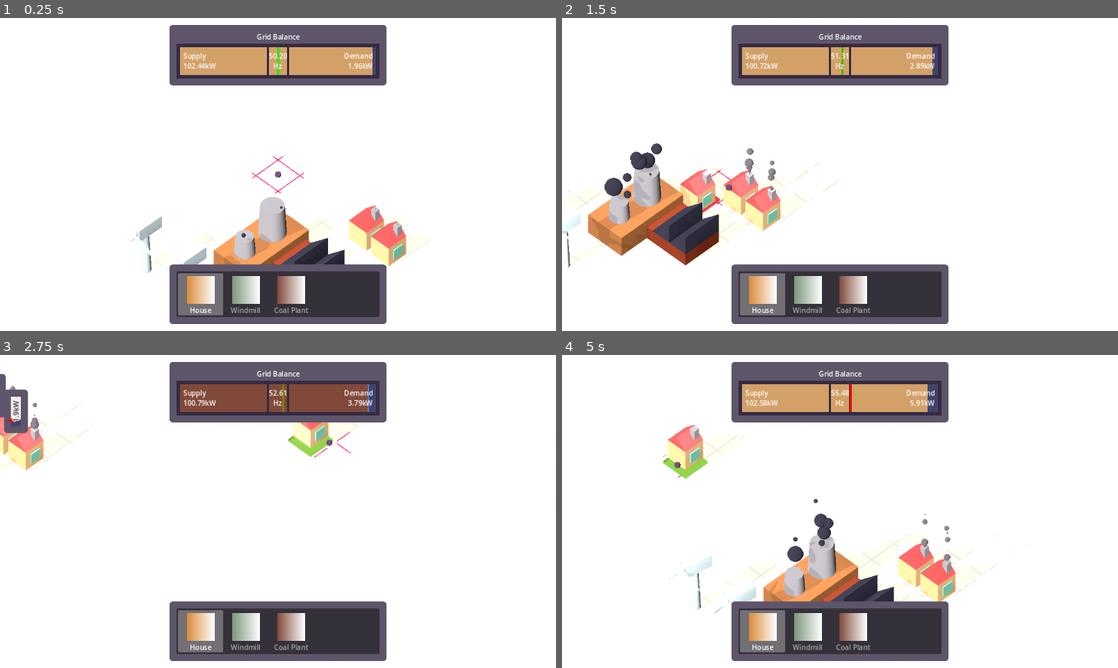
Above: before the commit, frames 1-4 (two rows, left to right).
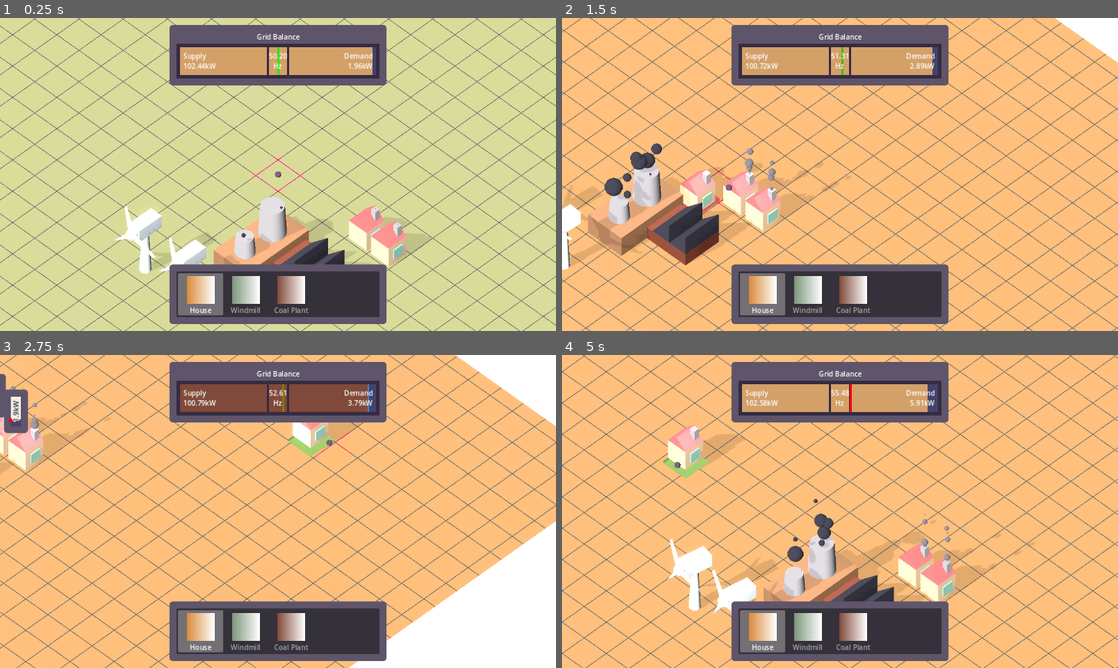
Above: after the commit, the same moments.

Repository: Vandebron/vandebron_game
Game: Godot game, scene res://world/main.tscn
Same seed, same stepped clock (60 frames per second), same inputs: the game is played once before the commit and once after it.
Inputs (mouse positions are in pixels of both pictures, inside the frame that each line leads up to):
- Up to frame 1 (0.25 s): no input
- Up to frame 2 (1.5 s): tap Enter at 0.5 s; move the mouse to (962, 158) at 0.52 s; hold D (move_right) 0.53-1.28 s; click (962, 158) at 0.6 s; move the mouse to (728, 190) at 1.27 s; hold S (move_down) from 1.28 s (still down); tap Space (build_initiate) at 1.35 s
- Up to frame 3 (2.75 s): move the mouse to (333, 442) at 2.02 s; release S (move_down) at 2.03 s; hold D (move_right) from 2.03 s (still down); hold Tab (show_info) from 2.03 s (still down)
- Up to frame 4 (5 s): move the mouse to (812, 574) at 2.77 s; release D (move_right) at 2.78 s; release Tab (show_info) at 2.78 s; hold W (move_up) 2.78-3.53 s; click (812, 574) at 2.85 s; move the mouse to (1006, 558) at 3.52 s; hold A (move_left) from 3.53 s (still down); tap Space (build_initiate) at 3.6 s; move the mouse to (673, 464) at 4.27 s; tap Tab (show_info) at 4.35 s

The runs differ from the first frame. In frame 1, 82% of the frame differs, in the area x 0-100%, y 0-100%; in frame 2, 80%; in frame 3, 74%; in frame 4, 82%.

Commit message:
Change terrain features based on season, e.g. snow

Diff:
--- a/library/events.gd
+++ b/library/events.gd
@@ -6,3 +6,5 @@
 
 signal night_started()
 signal night_ended()
+signal season_started(season: Weather.Season)
+signal season_ended(season: Weather.Season)
--- /dev/null
+++ b/library/terrain/grid_material.tres
@@ -0,0 +1,17 @@
+[gd_resource type="ShaderMaterial" load_steps=2 format=3 uid="uid://11gkcqv58xup"]
+
+[ext_resource type="Shader" path="res://library/terrain/grid.gdshader" id="1_68jc7"]
+
+[resource]
+render_priority = 0
+shader = ExtResource("1_68jc7")
+shader_parameter/cell_size = 1.0
+shader_parameter/offset = Vector2(0.5, 0.5)
+shader_parameter/line_width = 0.025
+shader_parameter/line_color = Color(0.392157, 0.388235, 0.396078, 1)
+shader_parameter/pointer_world_pos = null
+shader_parameter/pointer_circle_size = 1.5
+shader_parameter/pointer_circle_color = Color(0.894118, 0, 0.439216, 1)
+shader_parameter/ripple_ampl = 5.0
+shader_parameter/ripple_freq = 5.0
+shader_parameter/ripple_factor = 10.0
--- /dev/null
+++ b/library/terrain/snow_material.tres
@@ -0,0 +1,15 @@
+[gd_resource type="StandardMaterial3D" load_steps=4 format=3 uid="uid://mgppjhssbew5"]
+
+[sub_resource type="Gradient" id="Gradient_ucx4f"]
+colors = PackedColorArray(1, 1, 1, 1, 0, 0, 0, 0)
+
+[sub_resource type="FastNoiseLite" id="FastNoiseLite_av4mq"]
+noise_type = 0
+
+[sub_resource type="NoiseTexture2D" id="NoiseTexture2D_g36sd"]
+color_ramp = SubResource("Gradient_ucx4f")
+noise = SubResource("FastNoiseLite_av4mq")
+
+[resource]
+normal_enabled = true
+normal_texture = SubResource("NoiseTexture2D_g36sd")
--- /dev/null
+++ b/library/terrain/terrain.gdshader
@@ -0,0 +1,13 @@
+shader_type spatial;
+render_mode diffuse_toon;
+
+uniform sampler2D snow_splatmap: source_color;
+uniform float snow_density: hint_range(0.0, 1.0, 0.01) = 0.5;
+uniform vec3 ground_color: source_color = vec3(0.0);
+uniform vec3 snow_color: source_color = vec3(1.0);
+
+void fragment() {
+	vec4 snow = texture(snow_splatmap, UV);
+	float snow_or_ground = step(snow_density, snow.r);
+	ALBEDO.rgb = mix(snow_color, ground_color, snow_or_ground);
+}
--- a/library/weather.gd
+++ b/library/weather.gd
@@ -18,7 +18,7 @@
 var _target_wind: float = 1.0
 var _was_night: bool
 var _days_passed: int
-var _season: Season
+var season: Season
 
 
 func _ready() -> void:
@@ -41,7 +41,9 @@
 		_days_passed += 1
 		# Increment season every X days, and make sure it wraps around from summer to autumn.
 		if _days_passed % days_per_season == 0:
-			_season = wrapi(_season + 1, 0, Season.size()) as Season
+			Events.season_ended.emit(season)
+			season = wrapi(season + 1, 0, Season.size()) as Season
+			Events.season_started.emit(season)
 
 
 func _update_wind() -> void:
@@ -65,7 +67,7 @@
 
 
 func _limit_temperature(temp: float) -> float:
-	match _season:
+	match season:
 		Season.AUTUMN:
 			return clampf(temp, celcius_to_temp(5.0), celcius_to_temp(15.0))
 		Season.WINTER:
--- a/object/terrain.gd
+++ b/object/terrain.gd
@@ -3,15 +3,54 @@
 # TODO: Crosshair should probably be on CameraAnchor, but I'm lazy
 @onready var crosshair: MeshInstance3D = %Crosshair
 
+var terrain_material: ShaderMaterial
 var grid_material: ShaderMaterial
 
 
 func _ready() -> void:
+	terrain_material = get_surface_override_material(0) as ShaderMaterial
+
 	grid_material = get_surface_override_material(0).next_pass as ShaderMaterial
 	grid_material.set_shader_parameter("cell_size", Constants.GRID_CELL_SIZE.x)
+
+	Events.season_started.connect(self._on_season_started)
+	Events.season_ended.connect(self._on_season_ended)
+
+	_on_season_started(Weather.season)
 
 
 func _process(_delta: float) -> void:
 	var pointer_pos: Vector3 = InputUtil.pointer_world_pos
 	grid_material.set_shader_parameter("pointer_world_pos", pointer_pos)
 	crosshair.global_position = pointer_pos
+
+
+func _on_season_started(season: Weather.Season) -> void:
+	match season:
+		Weather.Season.AUTUMN:
+			_set_ground_color(Color.hex(0xd3a068ff))
+		Weather.Season.WINTER:
+			_set_snow_density(0.65)
+			_set_ground_color(Color.hex(0xa77b5bff))
+		Weather.Season.SPRING:
+			_set_ground_color(Color.hex(0xc2d368ff))
+		Weather.Season.SUMMER:
+			_set_ground_color(Color.hex(0x8ab060ff))
+
+
+func _on_season_ended(season: Weather.Season) -> void:
+	match season:
+		Weather.Season.WINTER:
+			_set_snow_density(0.0)
+
+
+func _set_ground_color(color: Color) -> void:
+	var tween: Tween = create_tween()
+	tween.set_trans(Tween.TRANS_ELASTIC)
+	tween.tween_property(terrain_material, "shader_parameter/ground_color", color, 2.0)
+
+
+func _set_snow_density(density: float) -> void:
+	var tween: Tween = create_tween()
+	tween.set_trans(Tween.TRANS_ELASTIC)
+	tween.tween_property(terrain_material, "shader_parameter/snow_density", density, 2.0)
--- a/world/main.tscn
+++ b/world/main.tscn
@@ -1,8 +1,9 @@
-[gd_scene load_steps=31 format=3 uid="uid://cbgk1537m5sog"]
+[gd_scene load_steps=33 format=3 uid="uid://cbgk1537m5sog"]
 
 [ext_resource type="Script" path="res://world/main.gd" id="1_8dagw"]
-[ext_resource type="Shader" path="res://library/shader/grid.gdshader" id="1_kb3f1"]
 [ext_resource type="Script" path="res://object/terrain.gd" id="2_dqac5"]
+[ext_resource type="Shader" path="res://library/terrain/terrain.gdshader" id="3_otujp"]
+[ext_resource type="Material" uid="uid://11gkcqv58xup" path="res://library/terrain/grid_material.tres" id="3_w44ug"]
 [ext_resource type="Script" path="res://library/camera_anchor.gd" id="4_vkf2q"]
 [ext_resource type="Script" path="res://library/energy_grid/energy_grid.gd" id="5_mqi84"]
 [ext_resource type="Theme" uid="uid://bgm6bulhf3ca1" path="res://library/ui/default_theme.tres" id="6_27pu8"]
@@ -20,9 +21,6 @@
 ssao_intensity = 4.0
 glow_enabled = true
 fog_density = 0.05
-adjustment_enabled = true
-adjustment_brightness = 0.9
-adjustment_saturation = 1.5
 
 [sub_resource type="BoxShape3D" id="BoxShape3D_fj1y3"]
 size = Vector3(32, 1, 32)
@@ -30,26 +28,20 @@
 [sub_resource type="PlaneMesh" id="PlaneMesh_d1wqf"]
 size = Vector2(32, 32)
 
-[sub_resource type="ShaderMaterial" id="ShaderMaterial_wu5qk"]
+[sub_resource type="FastNoiseLite" id="FastNoiseLite_iuyta"]
+noise_type = 0
+
+[sub_resource type="NoiseTexture2D" id="NoiseTexture2D_2cr2i"]
+noise = SubResource("FastNoiseLite_iuyta")
+
+[sub_resource type="ShaderMaterial" id="ShaderMaterial_uhkcm"]
 render_priority = 0
-shader = ExtResource("1_kb3f1")
-shader_parameter/cell_size = 1.0
-shader_parameter/offset = Vector2(0.5, 0.5)
-shader_parameter/line_width = 0.025
-shader_parameter/line_color = Color(1, 1, 1, 1)
-shader_parameter/pointer_world_pos = null
-shader_parameter/pointer_circle_size = 1.5
-shader_parameter/pointer_circle_color = Color(0.894118, 0, 0.439216, 1)
-shader_parameter/ripple_ampl = 5.0
-shader_parameter/ripple_freq = 5.0
-shader_parameter/ripple_factor = 10.0
-
-[sub_resource type="StandardMaterial3D" id="StandardMaterial3D_cqn2p"]
-next_pass = SubResource("ShaderMaterial_wu5qk")
-diffuse_mode = 3
-specular_mode = 1
-albedo_color = Color(1, 0.992157, 0.94902, 1)
-roughness = 0.0
+next_pass = ExtResource("3_w44ug")
+shader = ExtResource("3_otujp")
+shader_parameter/snow_density = 0.0
+shader_parameter/ground_color = Color(0.698039, 0.705882, 0.494118, 1)
+shader_parameter/snow_color = Color(1, 1, 1, 1)
+shader_parameter/snow_splatmap = SubResource("NoiseTexture2D_2cr2i")
 
 [sub_resource type="SphereMesh" id="SphereMesh_8cux0"]
 radius = 0.1
@@ -157,7 +149,7 @@
 [node name="Terrain" type="MeshInstance3D" parent="SubViewportContainer/SubViewport/World"]
 mesh = SubResource("PlaneMesh_d1wqf")
 skeleton = NodePath("../../../..")
-surface_material_override/0 = SubResource("StandardMaterial3D_cqn2p")
+surface_material_override/0 = SubResource("ShaderMaterial_uhkcm")
 script = ExtResource("2_dqac5")
 
 [node name="Crosshair" type="MeshInstance3D" parent="SubViewportContainer/SubViewport/World/Terrain"]
Renamed: library/shader/grid.gdshader -> library/terrain/grid.gdshader
